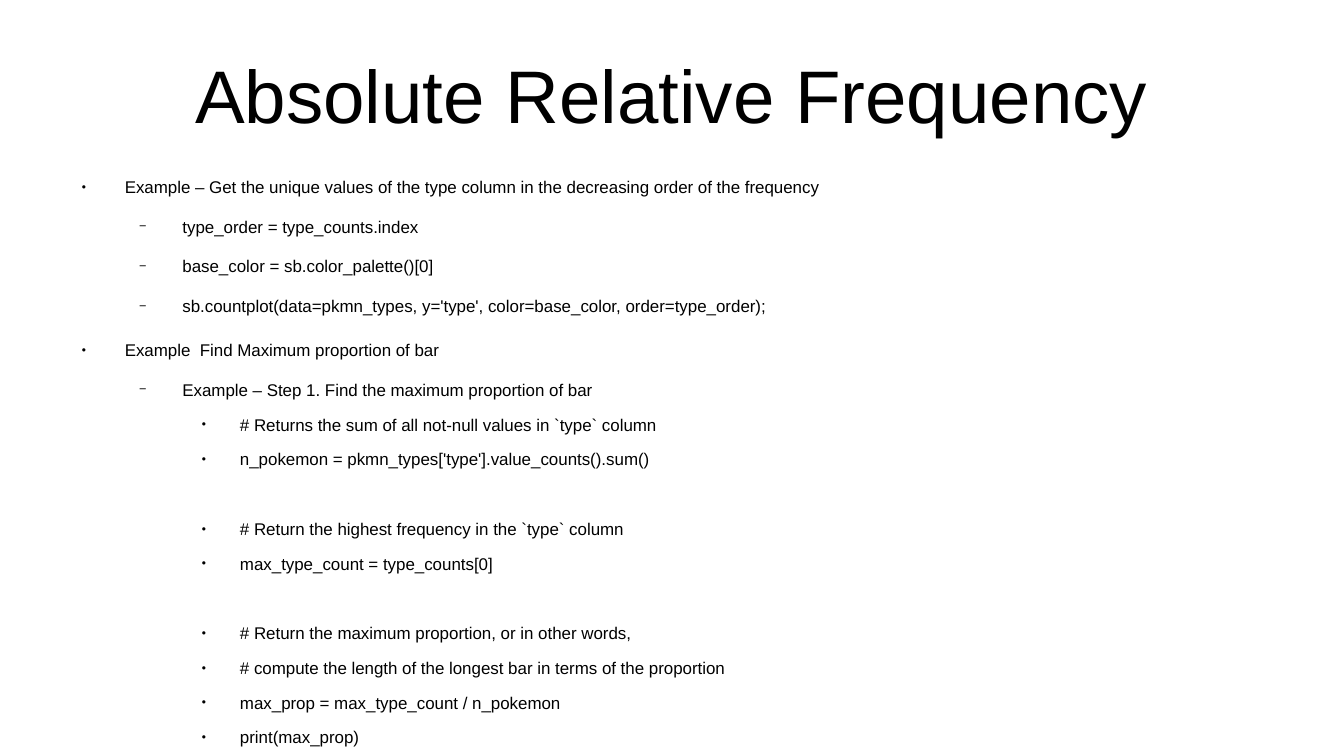
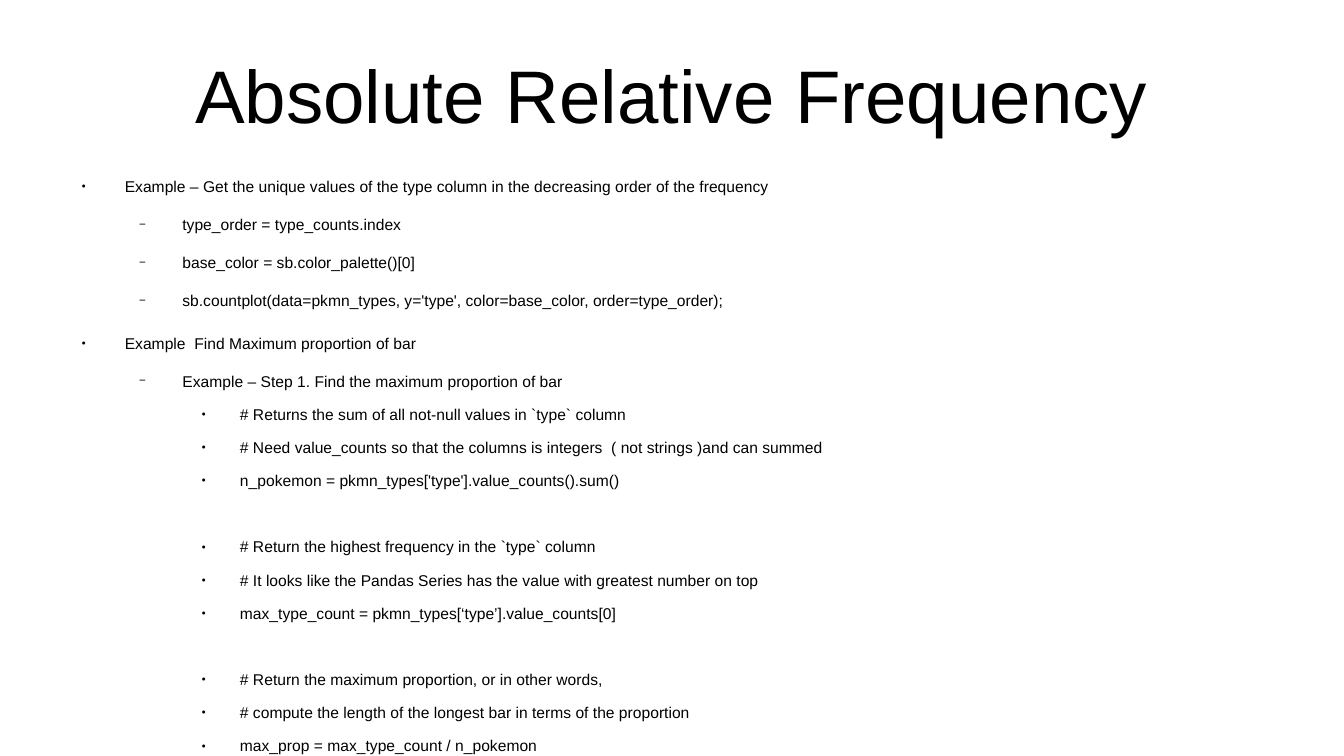
Before and after one commit to CharlesStockman/notesFromCourses, a slide deck: slide 13 of dataScience/Numpy and Pandas/Mathplotlib and SeabornLib.odp (slide 12 before the commit). Drawn at 1344x756 pixels with LibreOffice and Linux fonts; fonts in the diff are those of the drawing. Boxes give left, top, right and bottom in pixels: in the first picture for what was removed or moved away, otherwise in the second. Text is boxed around its words. In the diff, an @@ line names an element or a change of style, - is before the commit and + after.

```diff
--- a/dataScience/Numpy and Pandas/Mathplotlib and SeabornLib.odp
+++ b/dataScience/Numpy and Pandas/Mathplotlib and SeabornLib.odp
@@ text at (125, 180, 768, 722): size 10 to 9.2 pt in "Example – Get the unique values of ...", "type_order = type_counts.index", "base_color = sb.color_palette()[0]", "sb.countplot(data=pkmn_types, y='type', color=base_color, or ..." and 10 more places @@
@@ text at (253, 441, 822, 456): paragraph added @@
+    ● # Need value_counts so that the columns is integers ( not strings )and can summed
@@ text at (240, 574, 758, 622): text changed; size 10 to 9.2 pt @@
-    ● max_type_count = type_counts[0]
+    ● # It looks like the Pandas Series has the value with greatest number on top
+    ● max_type_count = pkmn_types[‘type’].value_counts[0]
```
Also in this commit, not shown: 8 other slides changed, 17 slides added, 52 other files.
